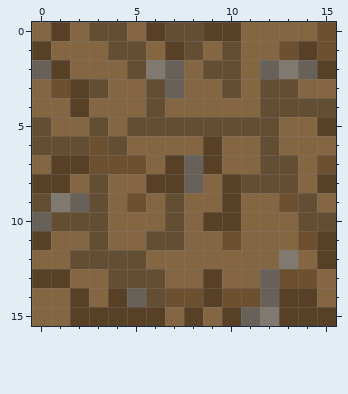
Pixel-art sprite: src/assets/textures/dirt.png. The picture above was drawn from the file before the commit.
The file is 16x16 pixels. Colours within 5 levels of each other are drawn and written as one.
Once edited:
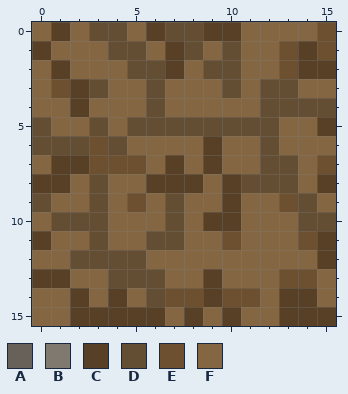
Palette (. is transparent): A #676159  B #807970  C #574026  D #644e33  E #6c502f  F #846642
Changes in this commit:
y 2: x 0 A -> F; x 6..7 BA -> DC; x 12..14 ABA -> FEC
y 3: x 7 A -> F
y 7: x 8 A -> F
y 8: x 8 A -> C
y 9: x 1..2 BA -> FF
y 10: x 0 A -> F
y 12: x 13 B -> F
y 13: x 12 A -> F
y 14: x 5 A -> F; x 12 A -> F
y 15: x 11..12 AB -> FF
Changed places in both pictures, as pixel boxes (x1, y1, x2, y2):
changed: (32, 60, 51, 79)
changed: (146, 60, 203, 193)
changed: (260, 60, 317, 79)
changed: (32, 193, 146, 307)
changed: (241, 250, 298, 326)
